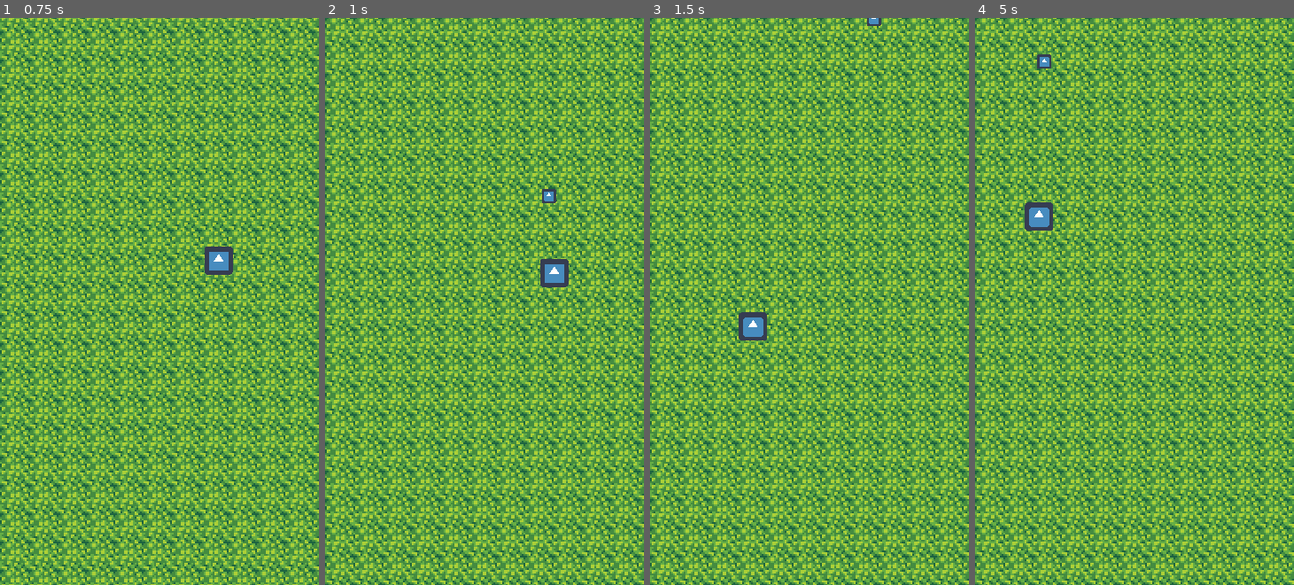
Above: before the commit, frames 1-4 (left to right).
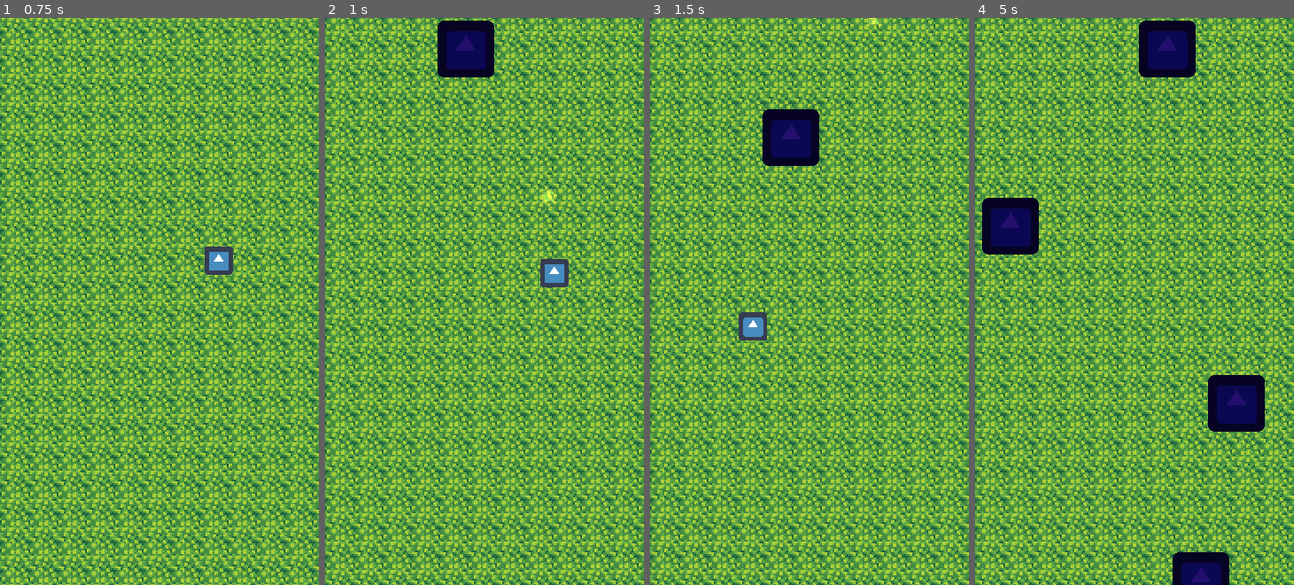
Above: after the commit, the same moments.

Repository: triptych/fantasyshooter
Game: Godot game, scene res://scenes/World.tscn
The game is run twice, just before and just after one commit, with the same random seed, the same clock (stepped at 60 frames per second) and the same inputs. The engine's default icon, where the game draws it, is replaced by a stand-in: a white triangle on a blue panel in a dark square.
Inputs (mouse positions are in pixels of both pictures, inside the frame that each line leads up to):
- Up to frame 1 (0.75 s): tap Enter (ui_accept) at 0.5 s; move the mouse to (229, 273) at 0.52 s
- Up to frame 2 (1 s): tap Enter (ui_accept) at 0.77 s
- Up to frame 3 (1.5 s): move the mouse to (745, 329) at 1.27 s
- Up to frame 4 (5 s): tap Enter (ui_accept) at 1.52, 3.02, 3.77, 4.52 s; move the mouse to (1166, 176) at 2.02 s; move the mouse to (1118, 414) at 2.77 s; move the mouse to (1230, 386) at 3.52 s; move the mouse to (1038, 216) at 4.27 s

Frame 1 is identical in both runs. In frame 2, 1.9% of the frame differs, in the area x 35-73%, y 0-33%; in frame 3, 1.8%; in frame 4, 6.6%, in the area x 2-91%, y 0-100%.

Commit message:
getting enemies to show up. getting collisions working

Diff:
--- a/scenes/Area2d.gd
+++ b/scenes/Area2d.gd
@@ -2,6 +2,9 @@
 
 #onready var Bullet = find_node("bullet")
 const Bullet = preload("res://scenes/bullet.tscn")
+
+func _ready():
+	add_to_group("player")
 
 func _process(delta):
 	var motionx = (get_viewport().get_mouse_position().x - position.x) * 0.2
--- /dev/null
+++ b/scenes/World.gd
@@ -0,0 +1,38 @@
+extends Node
+
+const Enemy = preload("res://scenes/enemy.tscn")
+var View_Size
+
+func _ready():
+	View_Size = get_tree().get_root().get_visible_rect().size
+	add_to_group("enemy")
+	randomize()
+	pass
+
+
+func spawnEnemy():
+	var enemy = Enemy.instance()
+	var main = get_tree().current_scene
+	var pos = Vector2()
+
+	pos.y = 0 + 16
+	pos.x = rand_range(0 + 16, View_Size.x - 16)
+	main.add_child(enemy)
+	enemy.position = pos
+	pass
+
+func _on_Timer_timeout():
+	print("timer timeout!")
+	spawnEnemy()
+	pass # Replace with function body.
+
+
+func _on_player_area_entered(area):
+	print("area entered player!!")
+	print(area)
+	if area.is_in_group("enemy"):
+		print("boom")
+		#queue_free()
+		$player.queue_free()
+		area.queue_free()
+	pass # Replace with function body.
--- a/scenes/World.tscn
+++ b/scenes/World.tscn
@@ -1,11 +1,18 @@
-[gd_scene load_steps=3 format=2]
+[gd_scene load_steps=4 format=2]
 
 [ext_resource path="res://background.tscn" type="PackedScene" id=1]
 [ext_resource path="res://scenes/Area2d.tscn" type="PackedScene" id=2]
+[ext_resource path="res://scenes/World.gd" type="Script" id=3]
 
 [node name="World" type="Node"]
+script = ExtResource( 3 )
 
 [node name="background" parent="." instance=ExtResource( 1 )]
 
 [node name="player" parent="." instance=ExtResource( 2 )]
 position = Vector2( 96.4112, 169.514 )
+
+[node name="Timer" type="Timer" parent="."]
+autostart = true
+[connection signal="area_entered" from="player" to="." method="_on_player_area_entered"]
+[connection signal="timeout" from="Timer" to="." method="_on_Timer_timeout"]
--- a/scenes/bullet.gd
+++ b/scenes/bullet.gd
@@ -4,6 +4,7 @@
 
 
 func _ready():
+	add_to_group("bullet")
 	pass
 
 func _process(delta):
@@ -12,3 +13,10 @@
 
 func _on_VisibilityNotifier2D_screen_exited():
 	queue_free()
+
+
+func _on_Area2D_area_entered(area):
+	if area.is_in_group("enemy"):
+		area.queue_free()
+		queue_free()
+	pass # Replace with function body.
--- a/scenes/bullet.tscn
+++ b/scenes/bullet.tscn
@@ -1,7 +1,10 @@
-[gd_scene load_steps=4 format=2]
+[gd_scene load_steps=5 format=2]
 
 [ext_resource path="res://icon.png" type="Texture" id=1]
 [ext_resource path="res://scenes/bullet.gd" type="Script" id=2]
+
+[sub_resource type="CanvasItemMaterial" id=2]
+blend_mode = 1
 
 [sub_resource type="CircleShape2D" id=1]
 radius = 5.0
@@ -10,13 +13,18 @@
 script = ExtResource( 2 )
 
 [node name="Sprite" type="Sprite" parent="."]
+modulate = Color( 0.960784, 0.490196, 0.0745098, 1 )
+material = SubResource( 2 )
 scale = Vector2( 0.125, 0.125 )
 texture = ExtResource( 1 )
 
 [node name="CollisionShape2D" type="CollisionShape2D" parent="."]
+visible = false
 shape = SubResource( 1 )
 
 [node name="VisibilityNotifier2D" type="VisibilityNotifier2D" parent="."]
+visible = false
 position = Vector2( 0.176777, 0.530335 )
 scale = Vector2( 0.416637, 0.558058 )
+[connection signal="area_entered" from="." to="." method="_on_Area2D_area_entered"]
 [connection signal="screen_exited" from="VisibilityNotifier2D" to="." method="_on_VisibilityNotifier2D_screen_exited"]
--- /dev/null
+++ b/scenes/enemy.tscn
@@ -0,0 +1,20 @@
+[gd_scene load_steps=4 format=2]
+
+[ext_resource path="res://icon.png" type="Texture" id=1]
+[ext_resource path="res://scripts/enemy.gd" type="Script" id=2]
+
+[sub_resource type="CircleShape2D" id=1]
+radius = 16.0
+
+[node name="enemy" type="Area2D"]
+script = ExtResource( 2 )
+
+[node name="Sprite" type="Sprite" parent="."]
+modulate = Color( 0.141176, 0.0588235, 0.431373, 1 )
+scale = Vector2( 0.5, 0.5 )
+texture = ExtResource( 1 )
+
+[node name="CollisionShape2D" type="CollisionShape2D" parent="."]
+shape = SubResource( 1 )
+
+[node name="VisibilityNotifier2D" type="VisibilityNotifier2D" parent="."]
--- /dev/null
+++ b/scripts/enemy.gd
@@ -0,0 +1,10 @@
+extends Area2D
+
+export(int) var SPEED = 100
+
+func _ready():
+	add_to_group("enemy")
+	pass
+
+func _process(delta):
+	position.y += SPEED * delta
--- /dev/null
+++ b/sprites/enemy.gd
@@ -0,0 +1,4 @@
+extends Area2D
+
+func _ready():
+	pass
